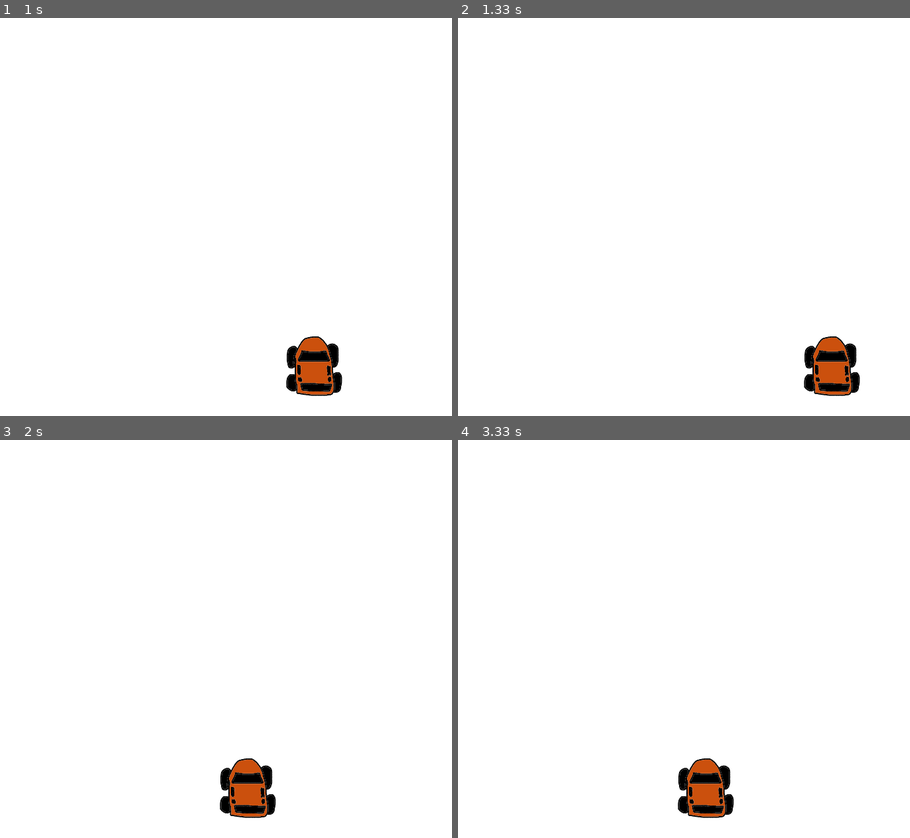
Above: before the commit, frames 1-4 (two rows, left to right).
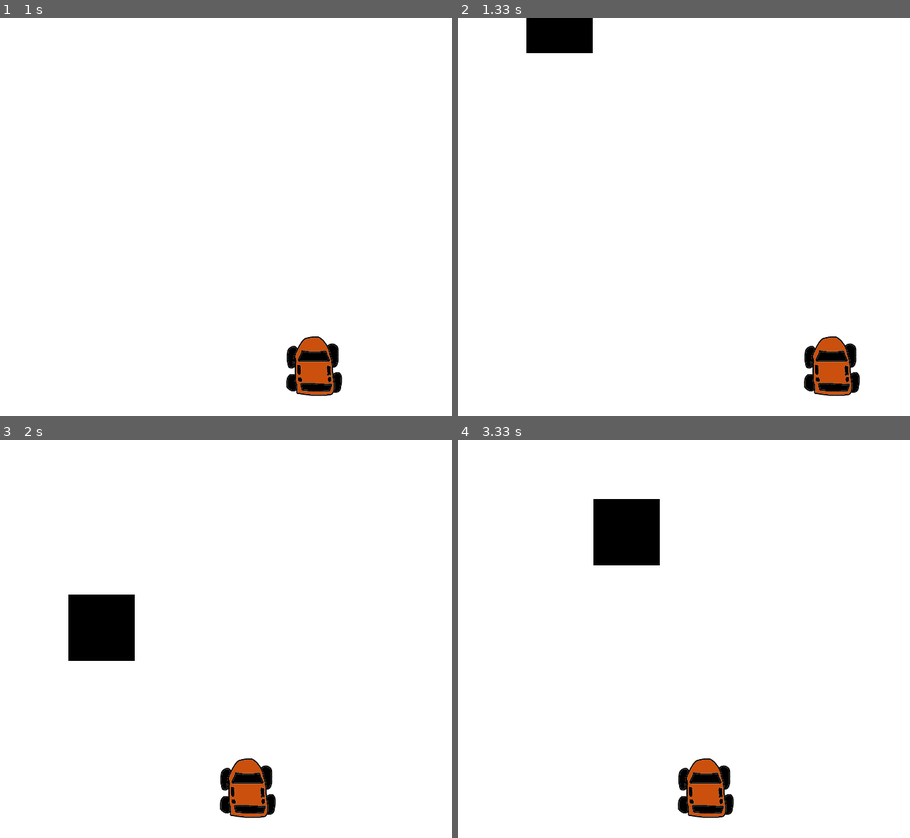
Above: after the commit, the same moments.

Repository: S1lv3rn/Pygame-Practice
Game: pygame game, started from ABitRacey.py
Same seed, same stepped clock (60 frames per second), same inputs: the game is played once before the commit and once after it.
Inputs:
- Up to frame 1 (1 s): hold Right 0.33-0.8 s; hold Right from 0.83 s (still down)
- Up to frame 2 (1.33 s): release Right at 1.3 s
- Up to frame 3 (2 s): hold Left 1.33-1.87 s; hold Left from 1.9 s (still down)
- Up to frame 4 (3.33 s): release Left at 2.3 s; hold Right 2.33-2.97 s; hold Left from 3 s (still down)

Frame 1 is identical in both runs. In frame 2, 1.3% of the frame differs, in the area x 15-30%, y 0-9%; in frame 3, 2.4%, in the area x 15-30%, y 38-56%; in frame 4, 2.4%.

Commit message:
Finished ep6  - added blocks

Diff:
--- a/ABitRacey.py
+++ b/ABitRacey.py
@@ -1,5 +1,6 @@
 import pygame
 import time
+import random
 
 pygame.init()
 display_width = 800
@@ -15,6 +16,9 @@
 clock = pygame.time.Clock()
 carImg = pygame.image.load('arts/car.png')
 car_width = 85
+
+def things(thingx,thingy,thingw,thingh,color):
+    pygame.draw.rect(gameDisplay,color,[thingx,thingy,thingw,thingh])
 
 def car(x,y):
     gameDisplay.blit(carImg, (x,y))
@@ -41,6 +45,11 @@
     x = (display_width * 0.45)
     y = (display_height * 0.8)
     x_change = 0
+    thingStartx = random.randrange(0, display_width)
+    thingStarty = -600
+    thingChange = 7
+    thingWidth = 100
+    thingHeight = 100
     gameExit = False
 
     while not gameExit:
@@ -64,10 +73,15 @@
         x += x_change
 
         gameDisplay.fill(WHITE)
+        things(thingStartx,thingStarty,thingWidth,thingHeight,BLACK)
+        thingStarty += thingChange
         car(x,y)
 
         if x > (display_width - car_width) or x < 0:
             crash()
+        if thingStarty > display_height:
+            thingStartx = random.randrange(0, display_width)
+            thingStarty = 0 - thingHeight
 
         pygame.display.update()
         clock.tick(60)
Not shown, changed: README.md
